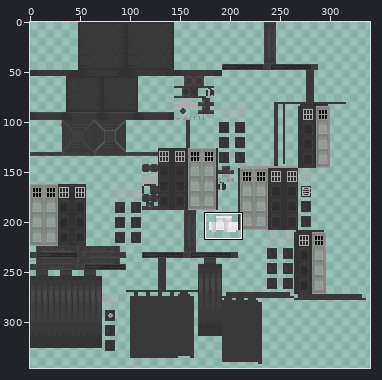
One commit to this sprite sheet: src/main/resources/assets/awt/textures/blockentities/exteriors/policebox_nathan/policebox_nathan.png. The picture above shows the old version from afar; the outline marks the close-up.
Close-up. Old version:
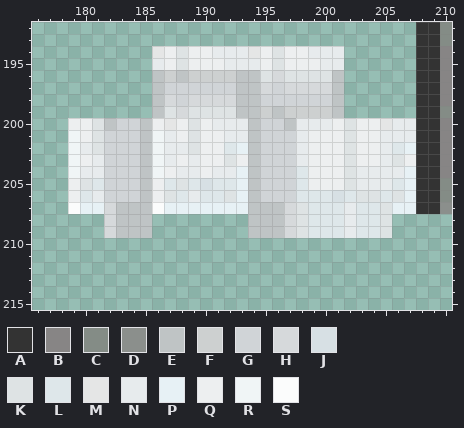
The file is 512x512 pixels. Pixels under 10% opacity are left out. Colours within 5 levels of each other are drawn and written as one. Shown: x 176..210, y 192..215. The wide view leaves out empty margins.
Palette (. is transparent): A #333333  B #878585  C #848c86  D #8b8f8c  E #bfc4c5  F #cdd0d0  G #d0d4d7  H #d6d9db  J #d7e0e4  K #dee3e4  L #dee7ea  M #e5e6e6  N #e7ebed  P #e7f1f5  Q #edeff0  R #f0f5f6  S #fbfcfc
The result:
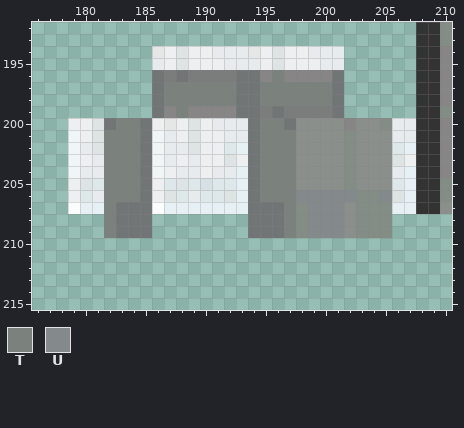
Colours new in this view: T #7b827e  U #848a8c
Log entry: nathan box texture tweaked
From old to new:
Colour E changes from #bfc4c5 to #727576.
Colour F changes from #cdd0d0 to #7b7c7c.
Colour B replaces colour K in row 196 at x 195 and 197 to 200; in row 199 at x 187 and 189 to 192; in row 200 at x 202.
Colour C replaces colour K in rows 201 to 205 at x 202; in row 206 at x 203 to 204; in rows 207 to 209 at x 198 and 205.
Colour C replaces colour L in rows 207 to 209 at x 203 to 204.
Colour C replaces colour M in row 200 at x 205.
Colour D replaces colour L in rows 204 to 205 at x 198.
Colour D replaces colour N in row 200 at x 198 to 200; in rows 201 to 203 at x 198 and 205; in rows 204 to 205 at x 203 to 205; in rows 207 to 209 at x 202.
Colour D replaces colour Q in row 200 at x 201 and 203 to 204; in rows 201 to 203 at x 199 to 201 and 203 to 204; in rows 204 to 205 at x 199 to 201.
Colour T replaces colour G in row 197 at x 187 to 192 and 196; in row 198 at x 188 and 195 to 200; in row 200 at x 183 to 184 and 195 to 196; in rows 201 to 206 at x 182 to 184 and 195 to 197.
Colour T replaces colour H in row 196 at x 196; in row 197 at x 195 and 197 to 200; in row 198 at x 187 and 189 to 192; in row 199 at x 188; in rows 207 to 209 at x 182 and 197.
Colour U replaces colour J in row 206 at x 201.
Colour U replaces colour L in row 206 at x 198 to 200, 202 and 205; in rows 207 to 209 at x 199 to 201.
